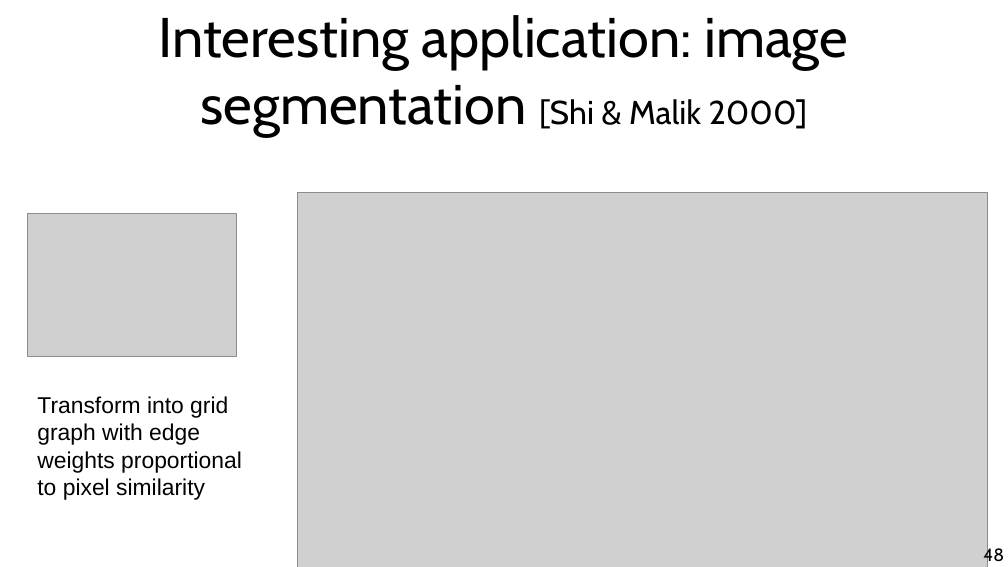
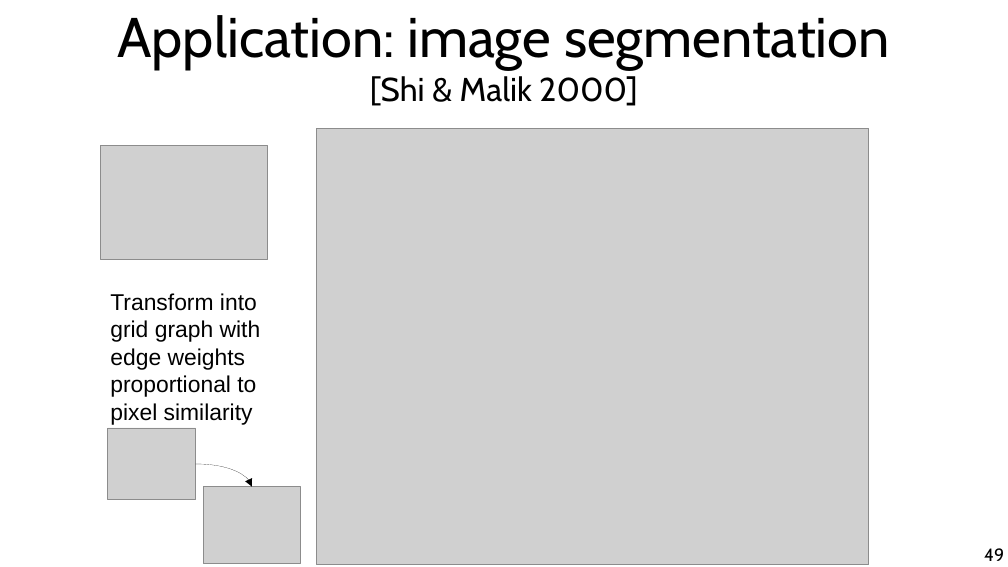
Before and after one commit to chatox/networks-science-course, a slide deck: slide 49 of theory/tt15_spectral_clustering.odp (slide 48 before the commit). Drawn at 1008x567 pixels with LibreOffice and Linux fonts; fonts in the diff are those of the drawing; grey boxes stand for pictures; background and template pictures are left out. Boxes give left, top, right and bottom in pixels: in the first picture for what was removed or moved away, otherwise in the second. Text is boxed around its words. In the diff, an @@ line names an element or a change of style, - is before the commit and + after.

```diff
--- a/theory/tt15_spectral_clustering.odp
+++ b/theory/tt15_spectral_clustering.odp
@@ title at box(117, 15, 890, 106): text changed @@
-Interesting application: image segmentation [Shi & Malik 2000]
+Application: image segmentation
+[Shi & Malik 2000]
@@ picture: place and size @@
-picture at box(27, 214, 236, 357)
+picture at box(101, 145, 268, 260)
@@ picture: place and size @@
-picture at box(297, 192, 988, 567)
+picture at box(316, 128, 869, 565)
@@ text "Transform into grid graph with ..." rewrapped from box(37, 396, 242, 500) to box(110, 293, 261, 425) @@
@@ picture added at box(108, 428, 196, 500) @@
@@ curved arrow added from (196, 464) to (252, 487), #000000 0 pt @@
@@ picture added at box(203, 487, 301, 564) @@
@@ page number at box(984, 548, 1004, 561): text changed @@
-48
+49
```
Also in this commit, not shown: 32 other slides changed, 3 slides added, 4 slides removed, 1 other file.
